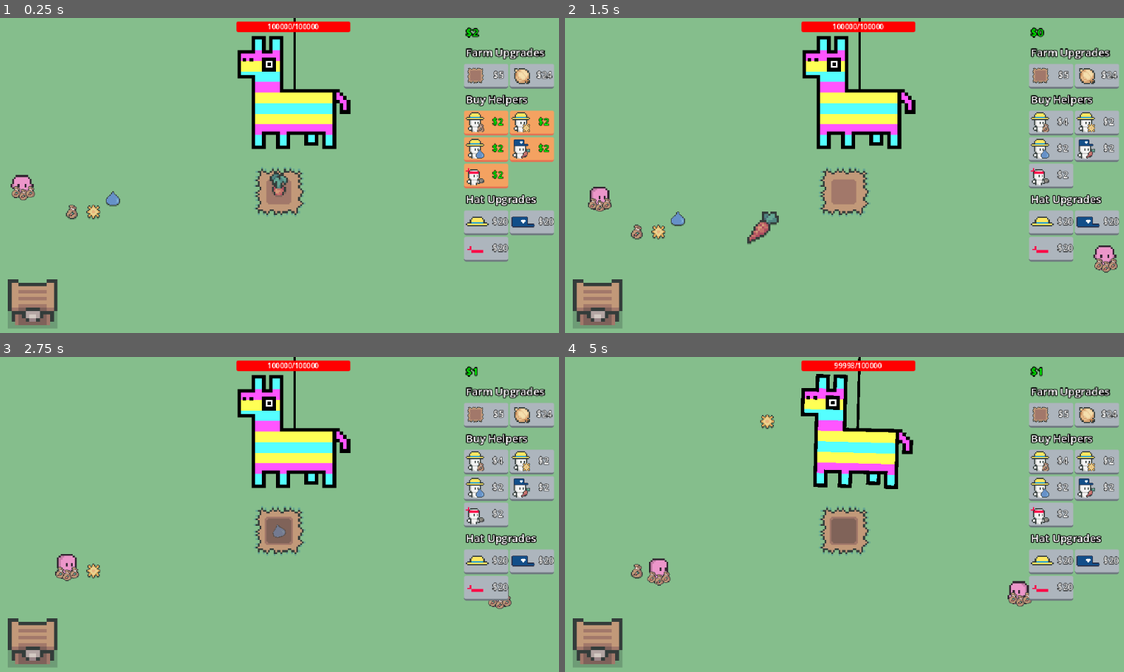
Above: before the commit, frames 1-4 (two rows, left to right).
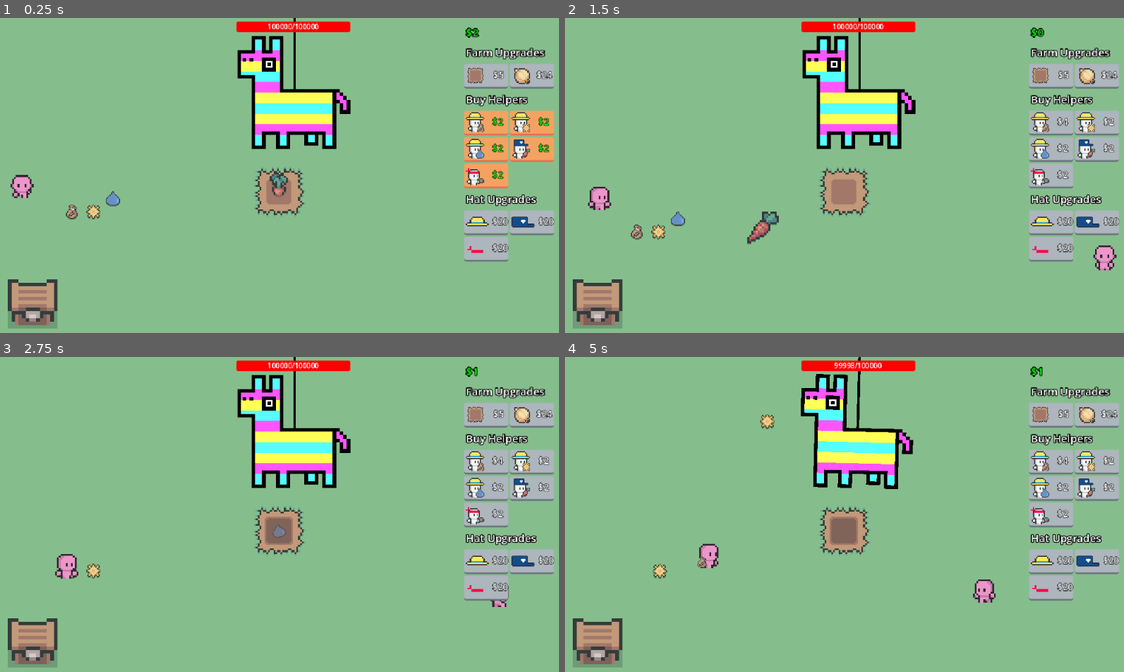
Above: after the commit, the same moments.

Repository: eric-marsh/farminata
Game: Godot game, scene res://scene/scene_switcher.tscn
Same seed, same stepped clock (60 frames per second), same inputs: the game is played once before the commit and once after it. Sound files missing from this copy of the repository are replaced by a short silence.
Inputs (mouse positions are in pixels of both pictures, inside the frame that each line leads up to):
- Up to frame 1 (0.25 s): no input
- Up to frame 2 (1.5 s): click "$2" at 0.5 s; drag from (844, 191) to (598, 301) at 1.27 s
- Up to frame 3 (2.75 s): drag from (111, 558) to (279, 530) at 2.02 s
- Up to frame 4 (5 s): move the mouse to (660, 571) at 2.77 s; tap Mouse wheel down (SCROLL_DOWN) at 2.85 s; click (660, 571) at 2.92 s; drag from (827, 432) to (598, 640) at 3.52 s; drag from (889, 429) to (872, 514) at 4.27 s

The runs differ from the first frame. In frame 1, 0.1% of the frame differs, in the area x 2-7%, y 53-58%; in frame 2, 0.2%; in frame 3, 0.2%; in frame 4, 1.1%, in the area x 11-84%, y 59-80%.
Error before the commit: Invalid assignment of property or key 'texture' with value of type 'CompressedTexture2D' on a base object of type 'Node2D'. (res://script/helper/helper.gd:253)

Commit message:
fix held items images

Diff:
--- a/scene/helper/helper.tscn
+++ b/scene/helper/helper.tscn
@@ -220,16 +220,17 @@
 scale = Vector2(0.8, 0.8)
 
 [node name="HeldItem1" type="Sprite2D" parent="HeldItem"]
+visible = false
 position = Vector2(1.43051e-06, -9.53674e-07)
-scale = Vector2(1, 1)
 texture = ExtResource("3_eoi31")
 
 [node name="HeldItem2" type="Sprite2D" parent="HeldItem"]
+visible = false
 position = Vector2(10, 3.75)
-scale = Vector2(1, 1)
 texture = ExtResource("3_eoi31")
 
 [node name="HeldItem3" type="Sprite2D" parent="HeldItem"]
+visible = false
 position = Vector2(20, -1.43051e-06)
 texture = ExtResource("3_eoi31")
 
--- a/script/helper/helper.gd
+++ b/script/helper/helper.gd
@@ -175,7 +175,6 @@
 				target_droppable = null
 				set_state(Enum.Helper_State.Idle)
 				return
-
 			pick_up_droppable(target_droppable)
 			set_state(Enum.Helper_State.Deliver_Item)
 			return
@@ -191,7 +190,7 @@
 				if Globals.PlotGrid and target_plot and !Globals.PlotGrid.does_plot_need_droppable(d, target_plot):
 					continue
 
-				$HeldItem.visible = false
+				hide_held_item(d)
 				var appliedDrop = DropUtil.spawn_droppable(d.drop_type, target_pos, Vector2.ZERO)
 				appliedDrop.start_static = true
 				appliedDrop.is_delivered = true
@@ -250,31 +249,32 @@
 	held_droppables.push_back(d)
 	d.is_held = true
 	$HeldItem.visible = true
-	$HeldItem.texture = d.get_node("Sprite2D").texture
 	#d.delete()
 	d.hide_droppable()
 	target_droppable = null
 
 	# update images
-
-	var size = held_droppables.size()
-
-	$HeldItem/HeldItem1.visible = size > 0
-	$HeldItem/HeldItem1.texture = held_droppables[0].get_node("Sprite2D").texture if size > 0 else null
-	held_droppable_1_type = held_droppables[0].drop_type
-
-	$HeldItem/HeldItem2.visible = size > 1
-	$HeldItem/HeldItem2.texture = held_droppables[1].get_node("Sprite2D").texture if size > 1 else null
-	held_droppable_1_type = held_droppables[1].drop_type
-
-	$HeldItem/HeldItem3.visible = size > 2
-	$HeldItem/HeldItem3.texture = held_droppables[2].get_node("Sprite2D").texture if size > 2 else null
-	held_droppable_1_type = held_droppables[2].drop_type
-
-
-var held_droppable_1_type: Enum.Drop_Type
-var held_droppable_2_type: Enum.Drop_Type
-var held_droppable_3_type: Enum.Drop_Type
+	if d.drop_type == Enum.Drop_Type.Carrot_Seed or d.drop_type == Enum.Drop_Type.Carrot_Seed:
+		$HeldItem/HeldItem1.visible = true
+		$HeldItem/HeldItem1.texture = d.get_node("Sprite2D").texture
+
+	if d.drop_type == Enum.Drop_Type.Water:
+		$HeldItem/HeldItem2.visible = true
+		$HeldItem/HeldItem2.texture = d.get_node("Sprite2D").texture
+
+	if d.drop_type == Enum.Drop_Type.Sun:
+		$HeldItem/HeldItem3.visible = true
+		$HeldItem/HeldItem3.texture = d.get_node("Sprite2D").texture
+
+func hide_held_item(d:droppable) -> void:
+	if d.drop_type == Enum.Drop_Type.Carrot_Seed or d.drop_type == Enum.Drop_Type.Carrot_Seed:
+		$HeldItem/HeldItem1.visible = false
+
+	if d.drop_type == Enum.Drop_Type.Water:
+		$HeldItem/HeldItem2.visible = false
+
+	if d.drop_type == Enum.Drop_Type.Sun:
+		$HeldItem/HeldItem3.visible = false
 
 
 func move_to_target() -> bool:
